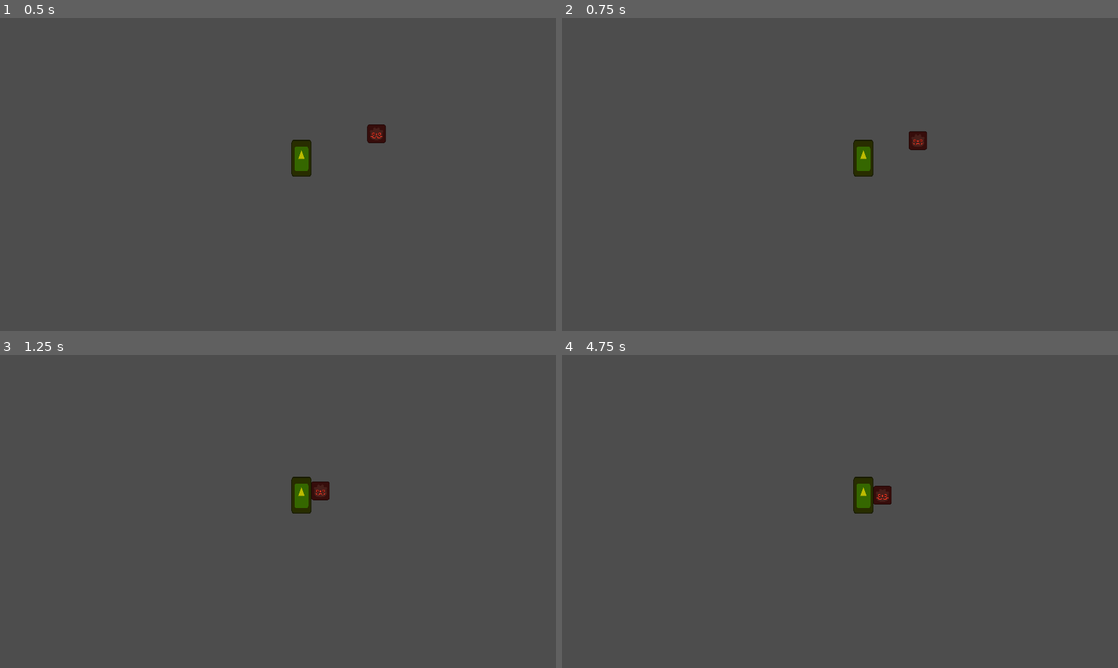
Above: before the commit, frames 1-4 (two rows, left to right).
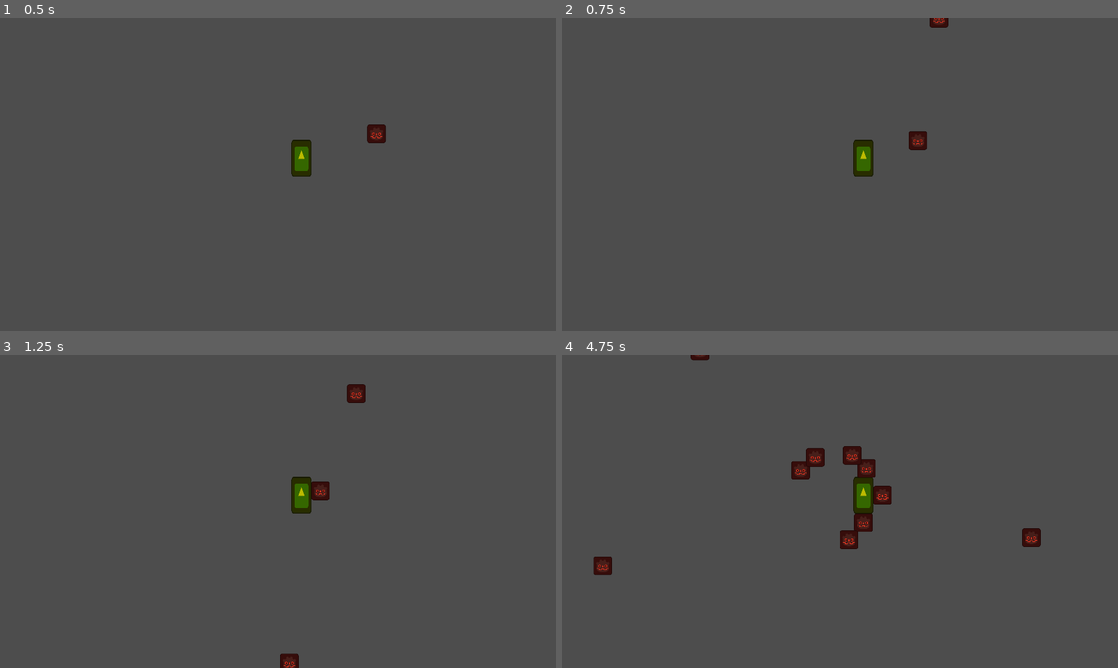
Above: after the commit, the same moments.

Repository: deutandev/survival-shooter
Game: Godot game, scene res://environment/map.tscn
Two runs of this game, one before a commit and one after it. Both use one fixed random seed, a clock stepped at 60 frames per second and the inputs below. The project has no main scene, so this scene is started directly. The engine's default icon, where the game draws it, is replaced by a stand-in: a white triangle on a blue panel in a dark square.
Inputs:
- Up to frame 1 (0.5 s): no input
- Up to frame 2 (0.75 s): no input
- Up to frame 3 (1.25 s): no input
- Up to frame 4 (4.75 s): no input

Frame 1 is identical in both runs. In frame 2, 0.1% of the frame differs, in the area x 66-70%, y 0-4%; in frame 3, 0.4%; in frame 4, 1.6%, in the area x 5-87%, y 0-71%.

Commit message:
feat(map): Implement mob spawning functionality with timer

Diff:
--- a/characters/enemies/mob/mob.gd
+++ b/characters/enemies/mob/mob.gd
@@ -1,10 +1,7 @@
 extends CharacterBody2D
 
 @export var speed := 300.0
-var player
-
-func _ready() -> void:
-	player = get_node("/root/Map/Player")
+@onready var player = get_node("/root/Map/Player")
 
 func _physics_process(delta: float) -> void:
 	var direction = global_position.direction_to(player.global_position)
--- /dev/null
+++ b/environment/map.gd
@@ -0,0 +1,12 @@
+extends Node2D
+
+
+func spawn_mob():
+	var new_mob = preload("res://characters/enemies/mob/mob.tscn").instantiate()
+	%PathFollow2D.progress_ratio = randf()
+	new_mob.global_position = %PathFollow2D.global_position
+	add_child(new_mob)
+
+
+func _on_spawn_timer_timeout() -> void:
+	spawn_mob()
--- a/environment/map.tscn
+++ b/environment/map.tscn
@@ -1,12 +1,35 @@
-[gd_scene load_steps=3 format=3 uid="uid://ci7o2hwcenyhx"]
+[gd_scene load_steps=5 format=3 uid="uid://ci7o2hwcenyhx"]
 
 [ext_resource type="PackedScene" uid="uid://dhpintm4oouv3" path="res://characters/player/player.tscn" id="1_8viek"]
+[ext_resource type="Script" uid="uid://by3uf4ticsjm2" path="res://environment/map.gd" id="1_fp5rb"]
 [ext_resource type="PackedScene" uid="uid://b35xwxdbvdg2w" path="res://characters/enemies/mob/mob.tscn" id="2_fp5rb"]
 
+[sub_resource type="Curve2D" id="Curve2D_3sytr"]
+_data = {
+"points": PackedVector2Array(0, 0, 0, 0, -73, -61, 0, 0, 0, 0, 1979, -60, 0, 0, 0, 0, 1980, 1133, 0, 0, 0, 0, -71, 1131, 0, 0, 0, 0, -73, -61)
+}
+point_count = 5
+
 [node name="Map" type="Node2D"]
+script = ExtResource("1_fp5rb")
 
 [node name="Player" parent="." instance=ExtResource("1_8viek")]
 position = Vector2(1041, 484)
 
+[node name="Path2D" type="Path2D" parent="Player"]
+position = Vector2(-1041, -484)
+curve = SubResource("Curve2D_3sytr")
+
+[node name="PathFollow2D" type="PathFollow2D" parent="Player/Path2D"]
+unique_name_in_owner = true
+position = Vector2(-73, -61)
+rotation = 0.000487329
+
 [node name="Mob" parent="." instance=ExtResource("2_fp5rb")]
 position = Vector2(1443, 353)
+
+[node name="SpawnTimer" type="Timer" parent="."]
+wait_time = 0.5
+autostart = true
+
+[connection signal="timeout" from="SpawnTimer" to="." method="_on_spawn_timer_timeout"]
Not shown, added: environment/map.gd.uid
